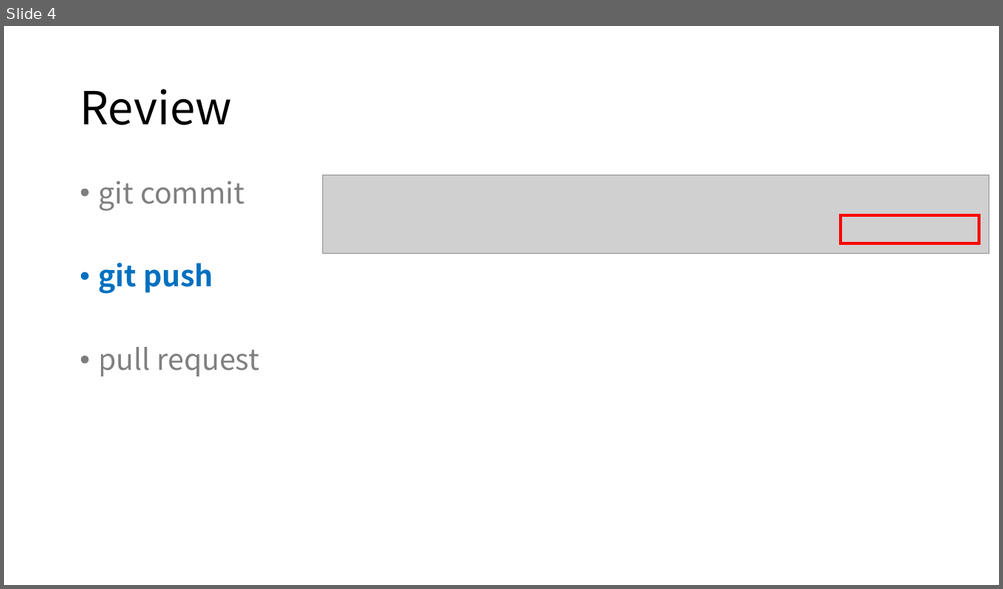
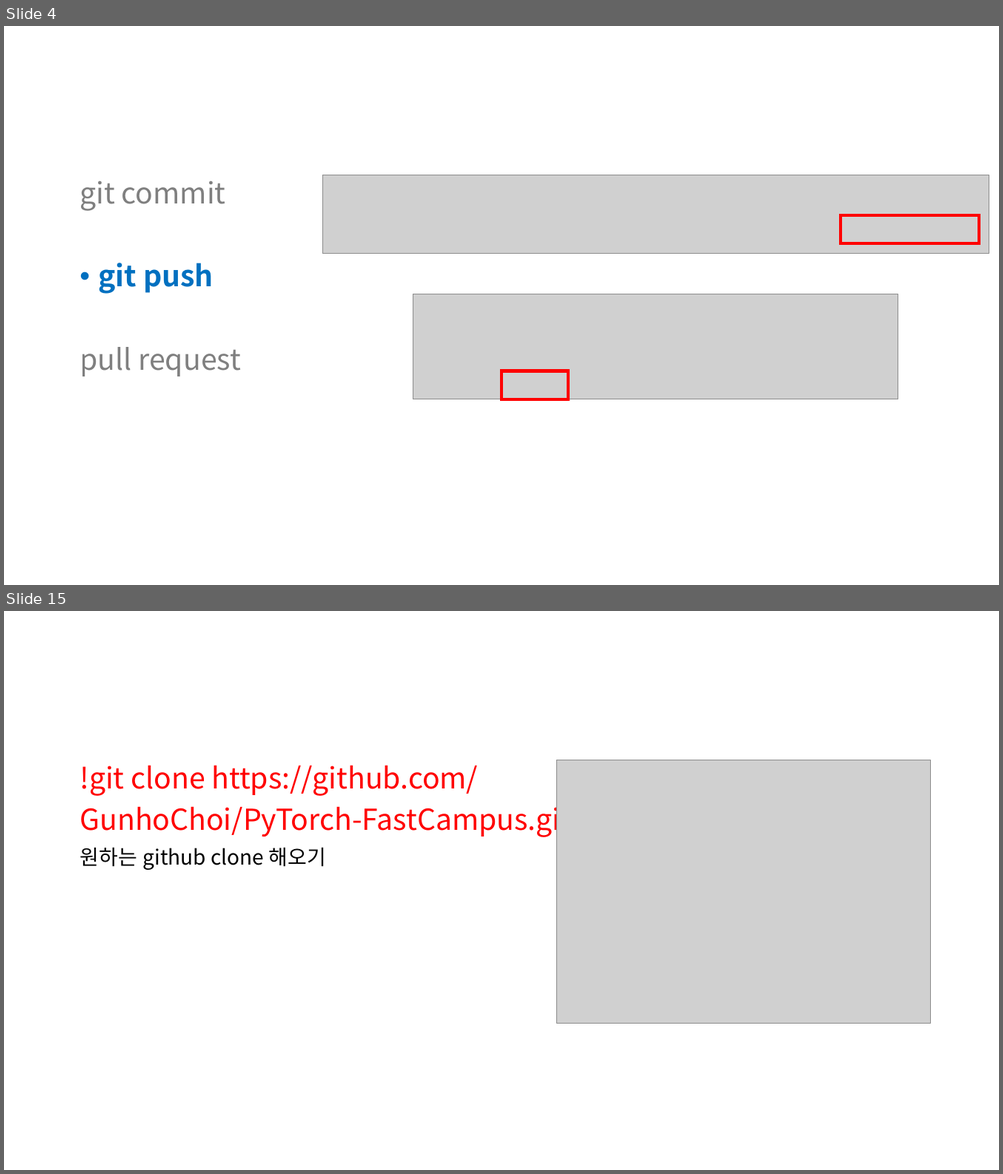
Before and after one commit to tjdghks994/ai-security, a slide deck: 4th week/4th.pptx. Shown one above the other, each under a label of ours: slide 4 before the commit, slides 4 and 15 after it; the slides between them are not shown. The pictures are 1003x589 and 1003x1174 pixels, drawn with LibreOffice and Linux fonts; fonts in the diff are those of the drawing; grey boxes stand for pictures. Boxes give left, top, right and bottom in pixels: in the first picture for what was removed or moved away, otherwise in the second. Text is boxed around its words. In the diff, an @@ line names an element or a change of style, - is before the commit and + after.

```diff
--- a/4th week/4th.pptx
+++ b/4th week/4th.pptx
@@ slide 15 added at bbox=[4, 611, 999, 1170], background #FFFFFF @@
@@ text added at bbox=[79, 765, 571, 870], 28 pt, text #FF0000 @@
+!git clone https://github.com/
+GunhoChoi/PyTorch-FastCampus.git
+원하는 github clone 해오기
@@ picture added at bbox=[557, 760, 930, 1024] @@
@@ slide 4 changed as well @@
@@ title removed at bbox=[79, 89, 232, 125] @@
-Review
@@ text at bbox=[79, 181, 240, 377]: bullet • to none @@
@@ picture added at bbox=[413, 295, 899, 400] @@
@@ rectangle added at bbox=[502, 372, 569, 400], outline #FF0000 3 pt @@
```
Also in this commit, not shown: 3 other slides changed, 11 other slides added, 1 other file.
